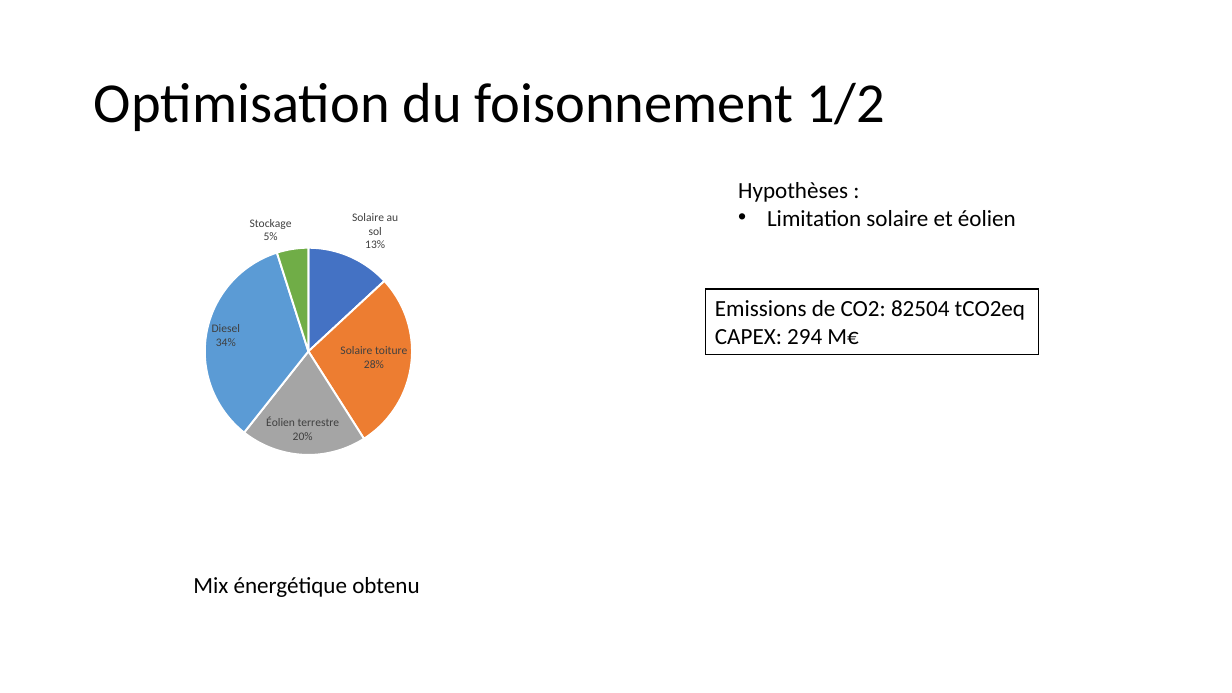
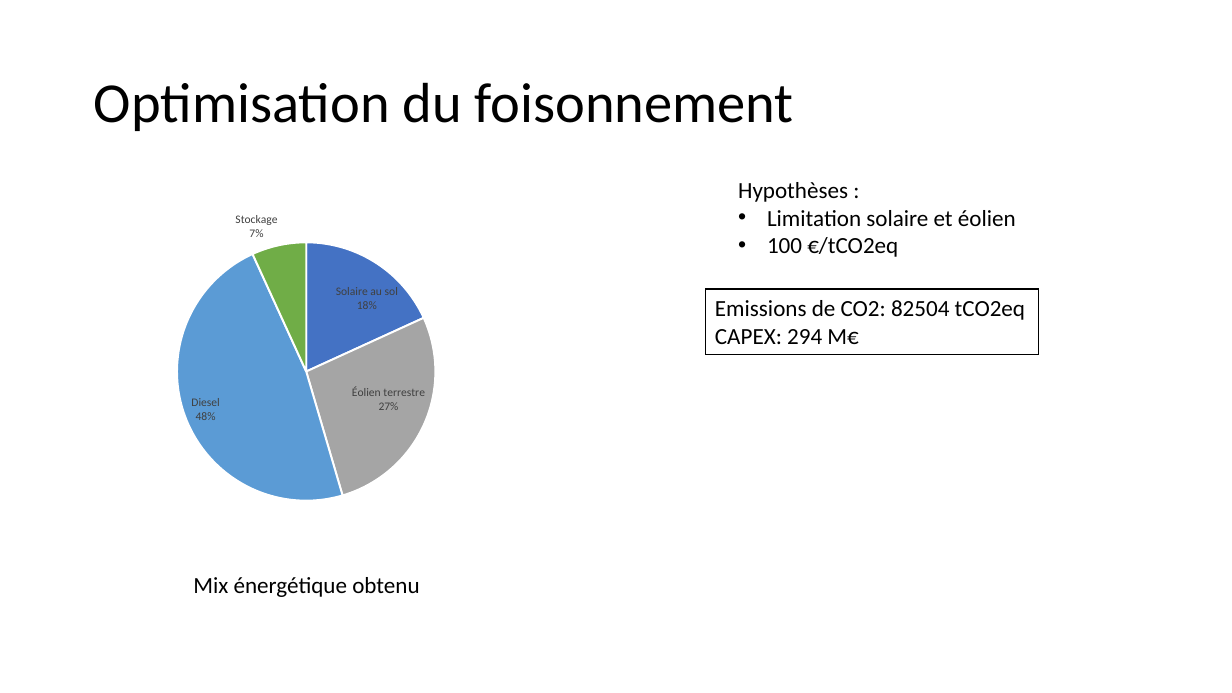
Before and after one commit to cledat/Projet-EA314, a slide deck: slide 10 of rapport.pptx. Drawn at 1232x693 pixels with LibreOffice and Linux fonts; fonts in the diff are those of the drawing. Boxes give left, top, right and bottom in pixels: in the first picture for what was removed or moved away, otherwise in the second. Text is boxed around its words. In the diff, an @@ line names an element or a change of style, - is before the commit and + after.

```diff
--- a/rapport.pptx
+++ b/rapport.pptx
@@ title at (x1=94, y1=82, x2=793, y2=131): text changed @@
-Optimisation du foisonnement 1/2
+Optimisation du foisonnement
@@ pie chart at (x1=145, y1=195, x2=471, y2=513) @@
-Series 1: 13, 28, 20, 0, 34, 5
+Series 1: 18, 0, 27, 0, 48, 7
@@ text at (x1=767, y1=237, x2=898, y2=257): paragraph added @@
+• 100 €/tCO2eq
```
Also in this commit, not shown: 9 other slides changed, 1 slide removed, 1 other file.
